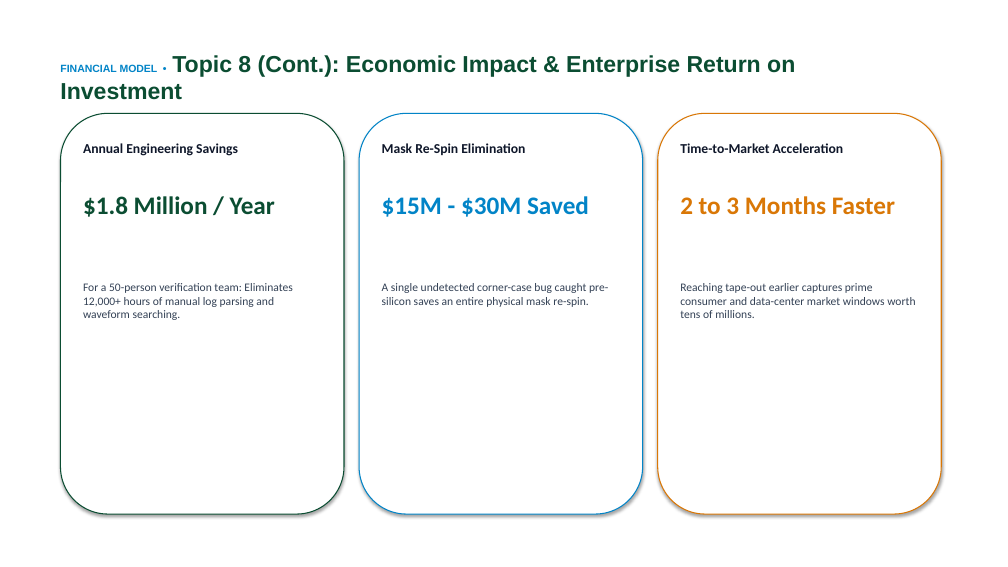
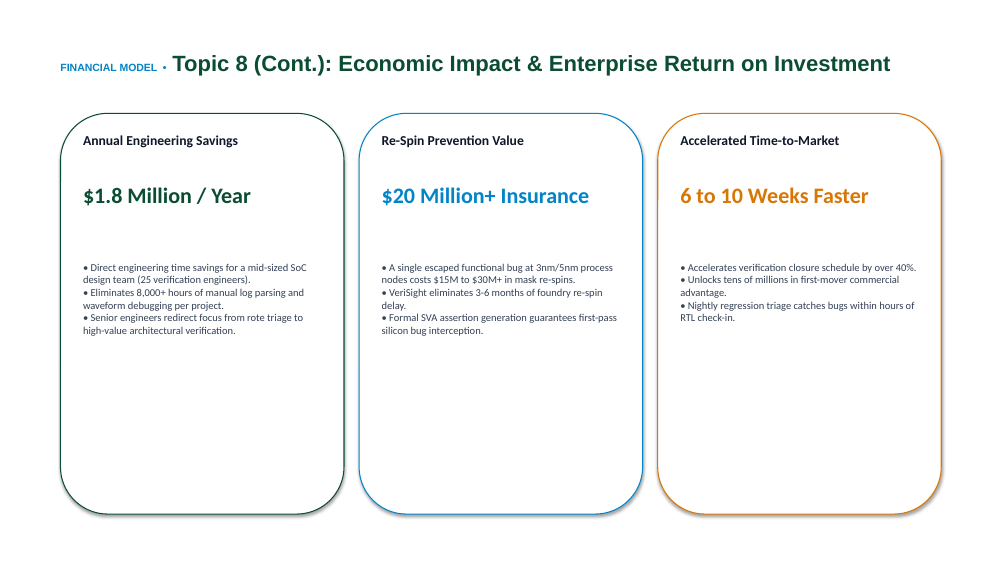
Before and after one commit to KITTUV03/VeriSight, a slide deck: slide 12 of VeriSight_Investor_Presentation.pptx. Drawn at 1008x567 pixels with LibreOffice and Linux fonts; fonts in the diff are those of the drawing; background and template pictures are left out. Boxes give left, top, right and bottom in pixels: in the first picture for what was removed or moved away, otherwise in the second. Text is boxed around its words. In the diff, an @@ line names an element or a change of style, - is before the commit and + after.

```diff
--- a/VeriSight_Investor_Presentation.pptx
+++ b/VeriSight_Investor_Presentation.pptx
@@ text "FINANCIAL MODEL • Topic 8 ..." at box(60, 55, 890, 76): size 22 to 21 pt in "Topic 8 (Cont.): Economic Impact & Enterprise ..." @@
@@ text "Annual Engineering Savings": place and size @@
-text "Annual Engineering Savings" at box(83, 143, 292, 320)
+text "Annual Engineering Savings" at box(83, 135, 307, 336)
@@ text at box(382, 135, 617, 336): text changed; size 11 to 10 pt @@
-Mask Re-Spin Elimination
-$15M - $30M Saved
-A single undetected corner-case bug caught pre-silicon saves an entire physical mask re-spin.
+Re-Spin Prevention Value
+$20 Million+ Insurance
+• A single escaped functional bug at 3nm/5nm process nodes costs $15M to $30M+ in mask re-spins.
+• VeriSight eliminates 3-6 months of foundry re-spin delay.
+• Formal SVA assertion generation guarantees first-pass silicon bug interception.
@@ text at box(680, 135, 917, 321): text changed; size 11 to 10 pt @@
-Time-to-Market Acceleration
-2 to 3 Months Faster
-Reaching tape-out earlier captures prime consumer and data-center market windows worth tens of millions.
+Accelerated Time-to-Market
+6 to 10 Weeks Faster
+• Accelerates verification closure schedule by over 40%.
+• Unlocks tens of millions in first-mover commercial advantage.
+• Nightly regression triage catches bugs within hours of RTL check-in.
@@ text at box(83, 187, 250, 206): size 24 to 21 pt in "$1.8 Million / Year" @@
@@ text at box(83, 264, 307, 336): text changed; size 11 to 10 pt @@
-For a 50-person verification team: Eliminates 12,000+ hours of manual log parsing and waveform searching.
+• Direct engineering time savings for a mid-sized SoC design team (25 verification engineers).
+• Eliminates 8,000+ hours of manual log parsing and waveform debugging per project.
+• Senior engineers redirect focus from rote triage to high-value architectural verification.
```
Also in this commit, not shown: 19 other slides changed, 2 slides added, 2 slides removed, 2 other files.
